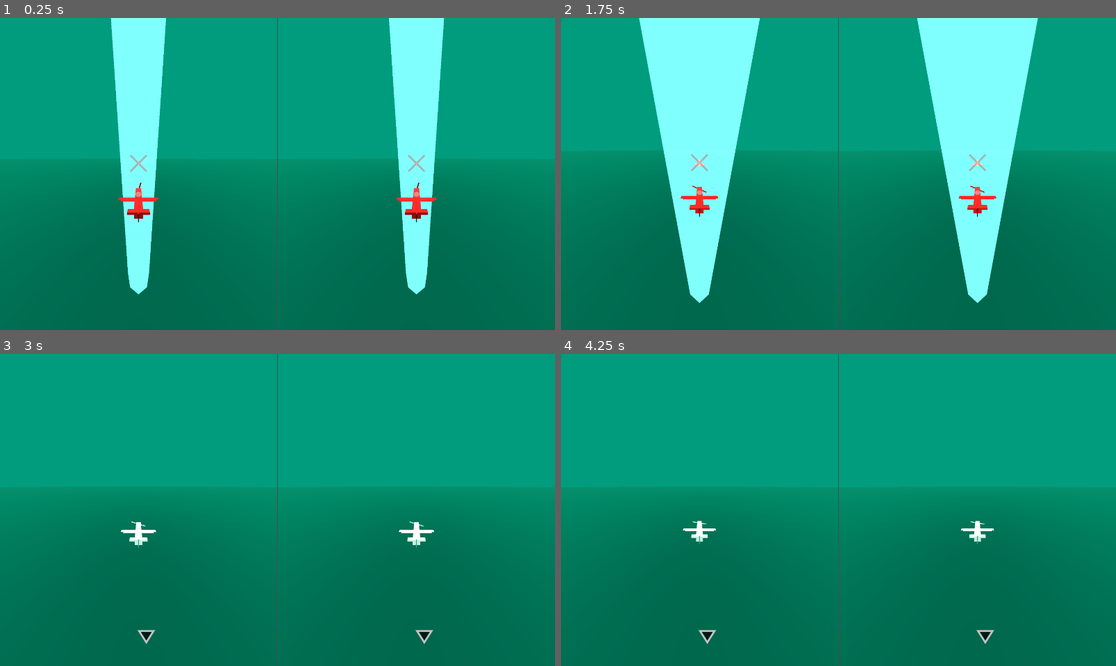
Above: before the commit, frames 1-4 (two rows, left to right).
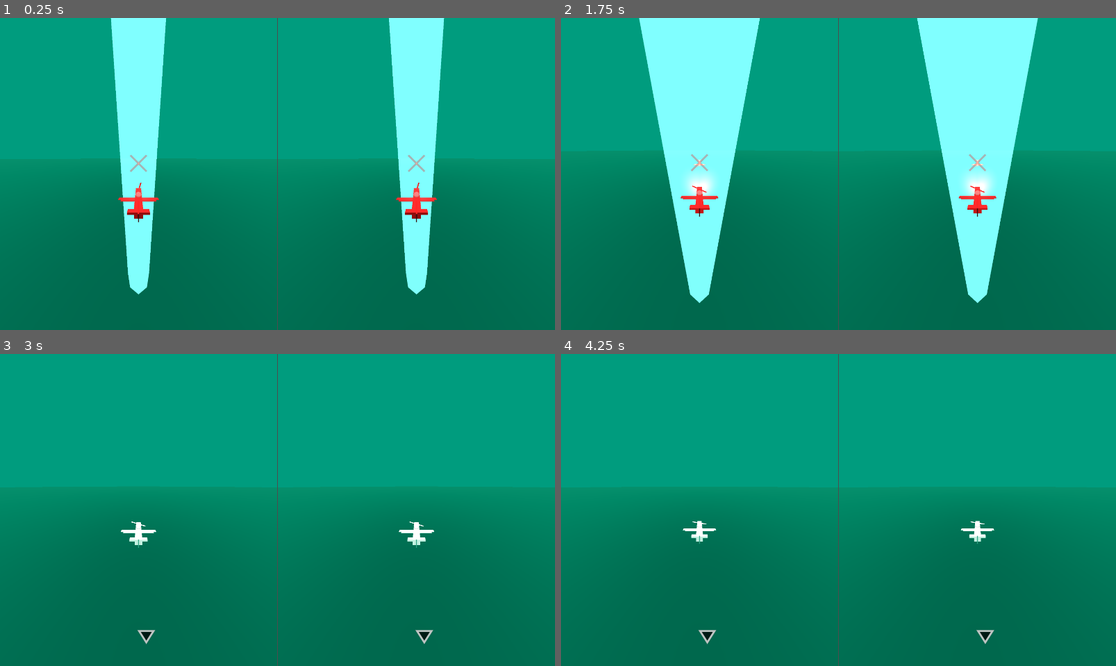
Above: after the commit, the same moments.

Repository: proximadams/Paper-Pilots
Game: Godot game, scene res://scenes/level.tscn
The game is run twice, just before and just after one commit, with the same random seed, the same clock (stepped at 60 frames per second) and the same inputs.
Inputs:
- Up to frame 1 (0.25 s): no input
- Up to frame 2 (1.75 s): no input
- Up to frame 3 (3 s): no input
- Up to frame 4 (4.25 s): no input

The runs differ from the first frame. In frame 1, less than 0.1% of the frame differs, in the area x 25-76%, y 52-55%; in frame 2, 0.7%, in the area x 22-78%, y 46-59%; in frame 3, less than 0.1%; in frame 4, less than 0.1%.

Commit message:
better airplane light

Diff:
--- a/scenes/player.tscn
+++ b/scenes/player.tscn
@@ -272,8 +272,16 @@
 transform = Transform3D(1, 0, 0, 0, 1, 0, 0, 0, 1, 0, 0, 4.07897)
 shape = SubResource("ConvexPolygonShape3D_qhqgy")
 
-[node name="OmniLight3D" type="OmniLight3D" parent="."]
-transform = Transform3D(1, 0, 0, 0, 1, 0, 0, 0, 1, 0, 0.838245, 3.76665)
+[node name="OmniLight3Ds" type="Node3D" parent="."]
+
+[node name="Left" type="OmniLight3D" parent="OmniLight3Ds"]
+transform = Transform3D(1, 0, 0, 0, 1, 0, 0, 0, 1, 1, 0, 2)
+
+[node name="Right" type="OmniLight3D" parent="OmniLight3Ds"]
+transform = Transform3D(1, 0, 0, 0, 1, 0, 0, 0, 1, -1, 0, 2)
+
+[node name="Front" type="OmniLight3D" parent="OmniLight3Ds"]
+transform = Transform3D(1, 0, 0, 0, 1, 0, 0, 0, 1, 0, 1, 4)
 
 [connection signal="area_entered" from="GunShotArea3D" to="." method="_on_gun_shot_area_3d_area_entered"]
 [connection signal="area_exited" from="GunShotArea3D" to="." method="_on_gun_shot_area_3d_area_exited"]
